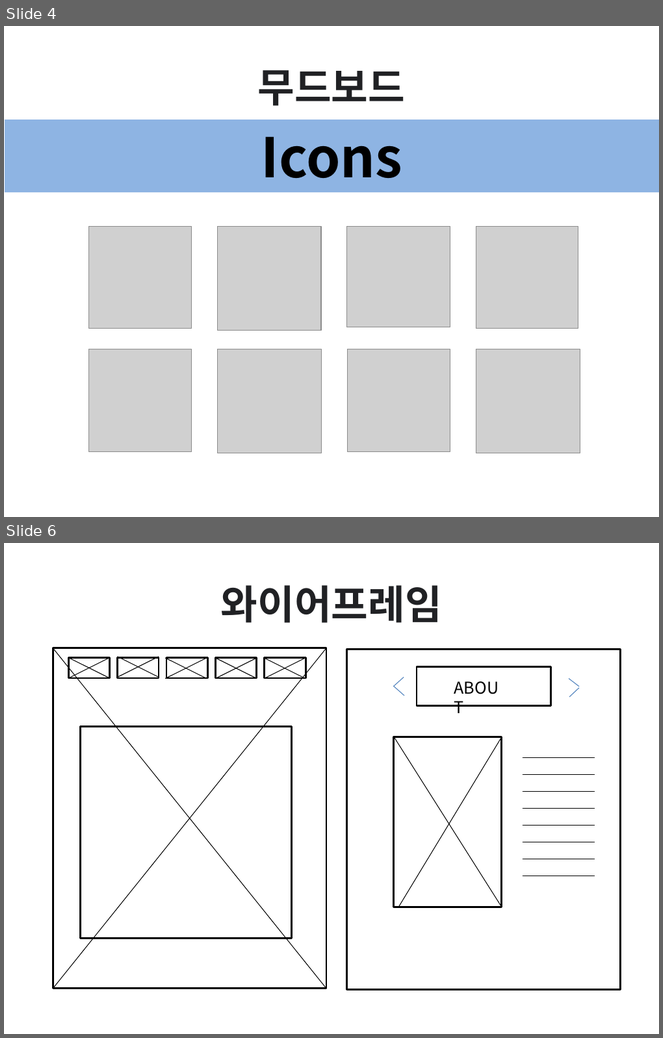
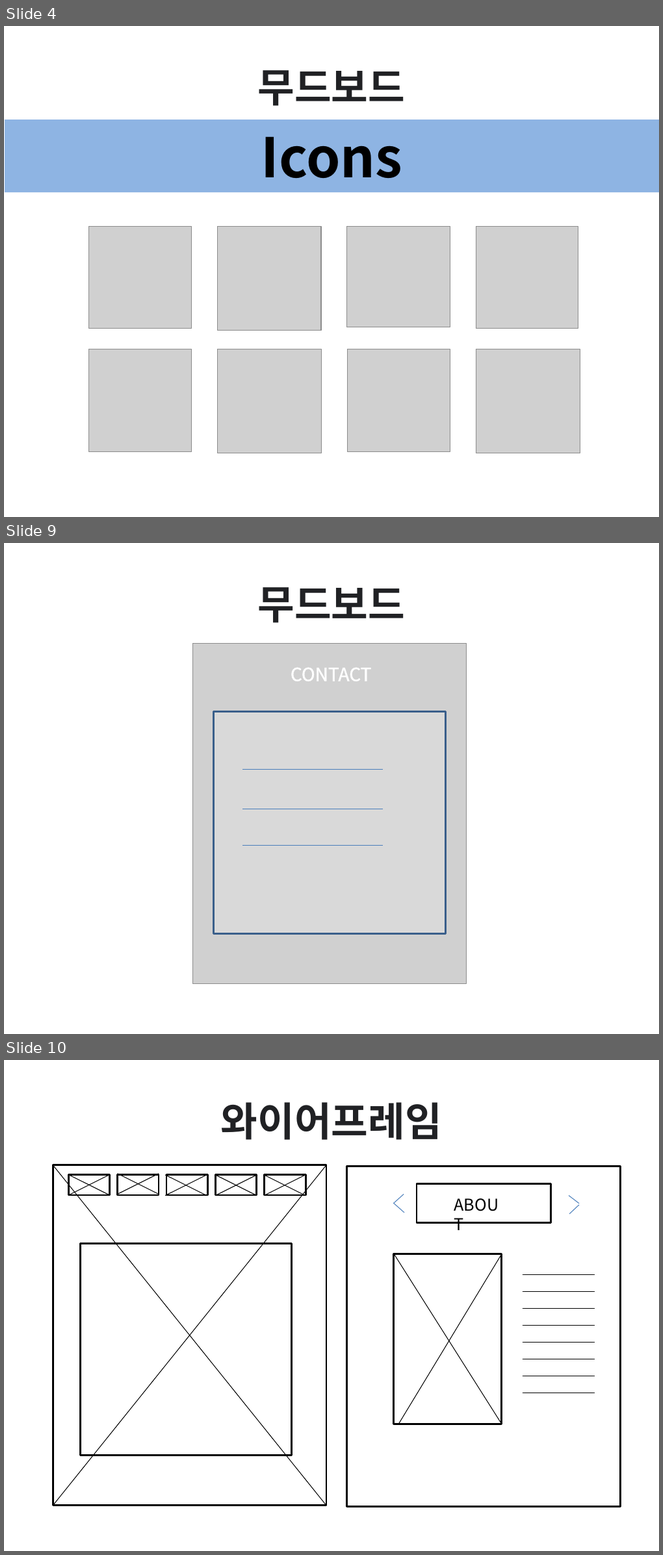
Before and after one commit to dltktjs/report04, a slide deck: 이사선-스마트 문화 앱 콘텐츠 설계.pptx. Shown one above the other, each under a label of ours: slides 4 and 6 before the commit, slides 4, 9 and 10 after it; the slides between them are not shown. The pictures are 663x1038 and 663x1555 pixels, drawn with LibreOffice and Linux fonts; fonts in the diff are those of the drawing; grey boxes stand for pictures. Boxes give left, top, right and bottom in pixels: in the first picture for what was removed or moved away, otherwise in the second. Text is boxed around its words. In the diff, an @@ line names an element or a change of style, - is before the commit and + after.

```diff
--- a/이사선-스마트 문화 앱 콘텐츠 설계.pptx
+++ b/이사선-스마트 문화 앱 콘텐츠 설계.pptx
@@ slide 9 added at (4, 543, 659, 1034), background #FFFFFF @@
@@ title added at (258, 587, 406, 623), 44 pt, text #202124, bold @@
+무드보드
@@ picture added at (192, 644, 466, 984) @@
@@ text added at (291, 668, 372, 681), 20 pt, text #FFFFFF @@
+CONTACT
@@ rectangle added at (214, 712, 445, 934), fill #D9D9D9, outline #3A5F8C 2 pt @@
@@ line added from (243, 770) to (384, 770), #4B7EBC 0.75 pt @@
@@ line added from (243, 809) to (384, 809), #4B7EBC 0.75 pt @@
@@ line added from (243, 846) to (384, 846), #4B7EBC 0.75 pt @@
@@ what was slide 6 is now slide 10 @@
```
Also in this commit, not shown: 1 slide changed, 3 other slides added.
